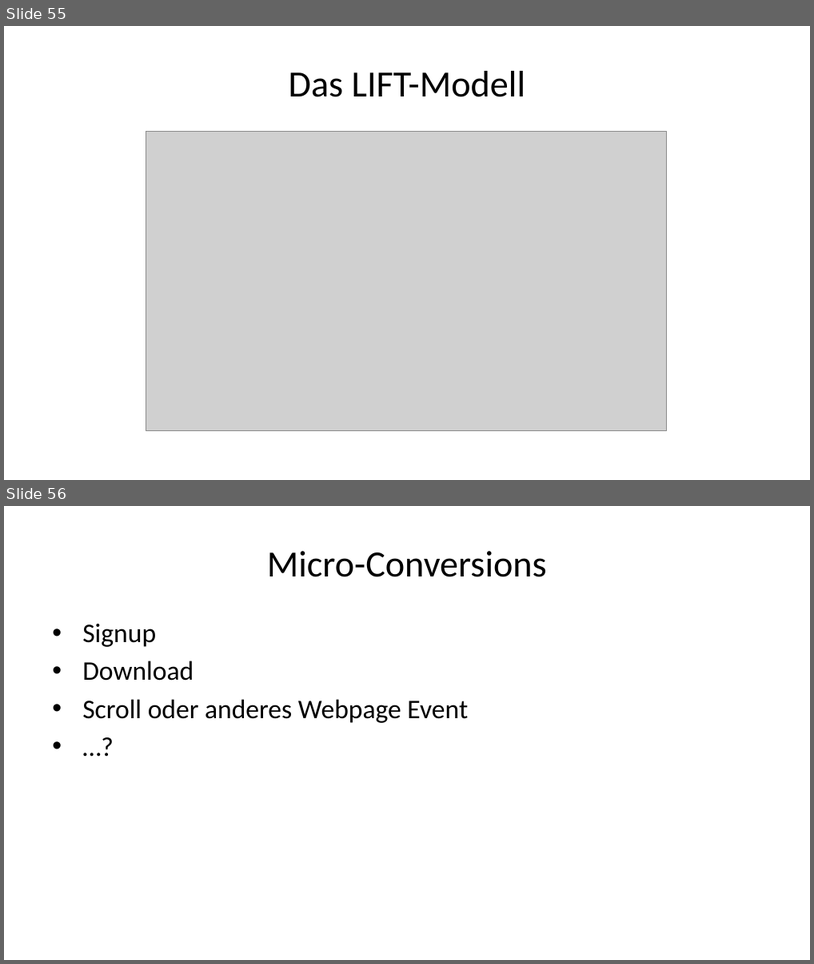
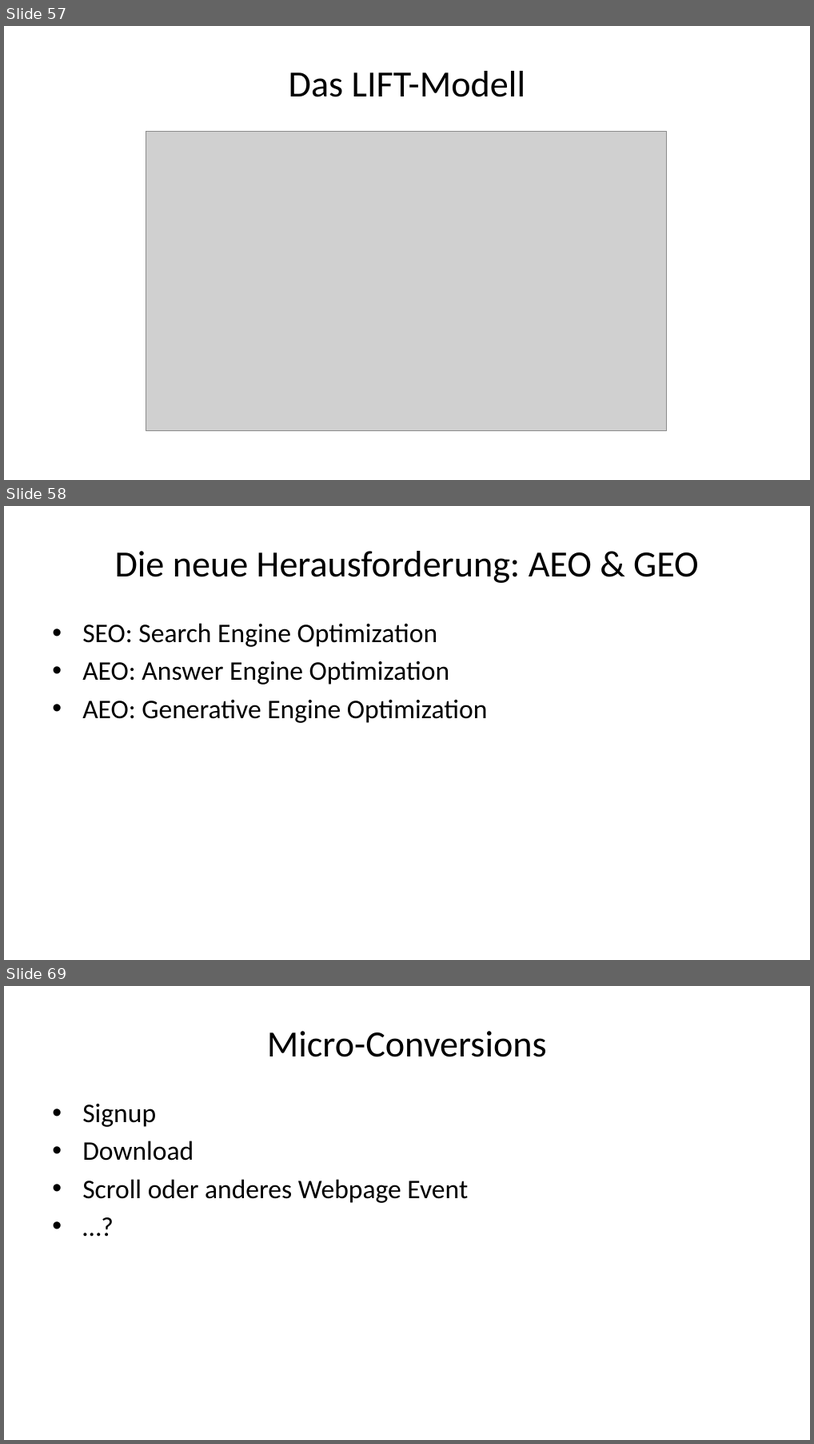
Before and after one commit to daswesen/digitale-inhalte, a slide deck: gdi.pptx. Shown one above the other, each under a label of ours: slides 55 and 56 before the commit, slides 57, 58 and 69 after it; the slides between them are not shown. The pictures are 814x964 and 814x1444 pixels, drawn with LibreOffice and Linux fonts; fonts in the diff are those of the drawing; grey boxes stand for pictures. Boxes give left, top, right and bottom in pixels: in the first picture for what was removed or moved away, otherwise in the second. Text is boxed around its words. In the diff, an @@ line names an element or a change of style, - is before the commit and + after.

```diff
--- a/gdi.pptx
+++ b/gdi.pptx
@@ slide 58 added at <box>4,506,810,960</box>, background #FFFFFF @@
@@ title added at <box>115,551,698,583</box>, 33 pt, text #000000 @@
+Die neue Herausforderung: AEO & GEO
@@ text added at <box>82,623,488,723</box>, 24 pt, text #000000 @@
+• SEO: Search Engine Optimization
+• AEO: Answer Engine Optimization
+• AEO: Generative Engine Optimization
@@ what was slide 55 is now slide 57 @@
@@ what was slide 56 is now slide 69 @@
```
Also in this commit, not shown: 3 slides changed, 10 other slides added, 7 other files.
